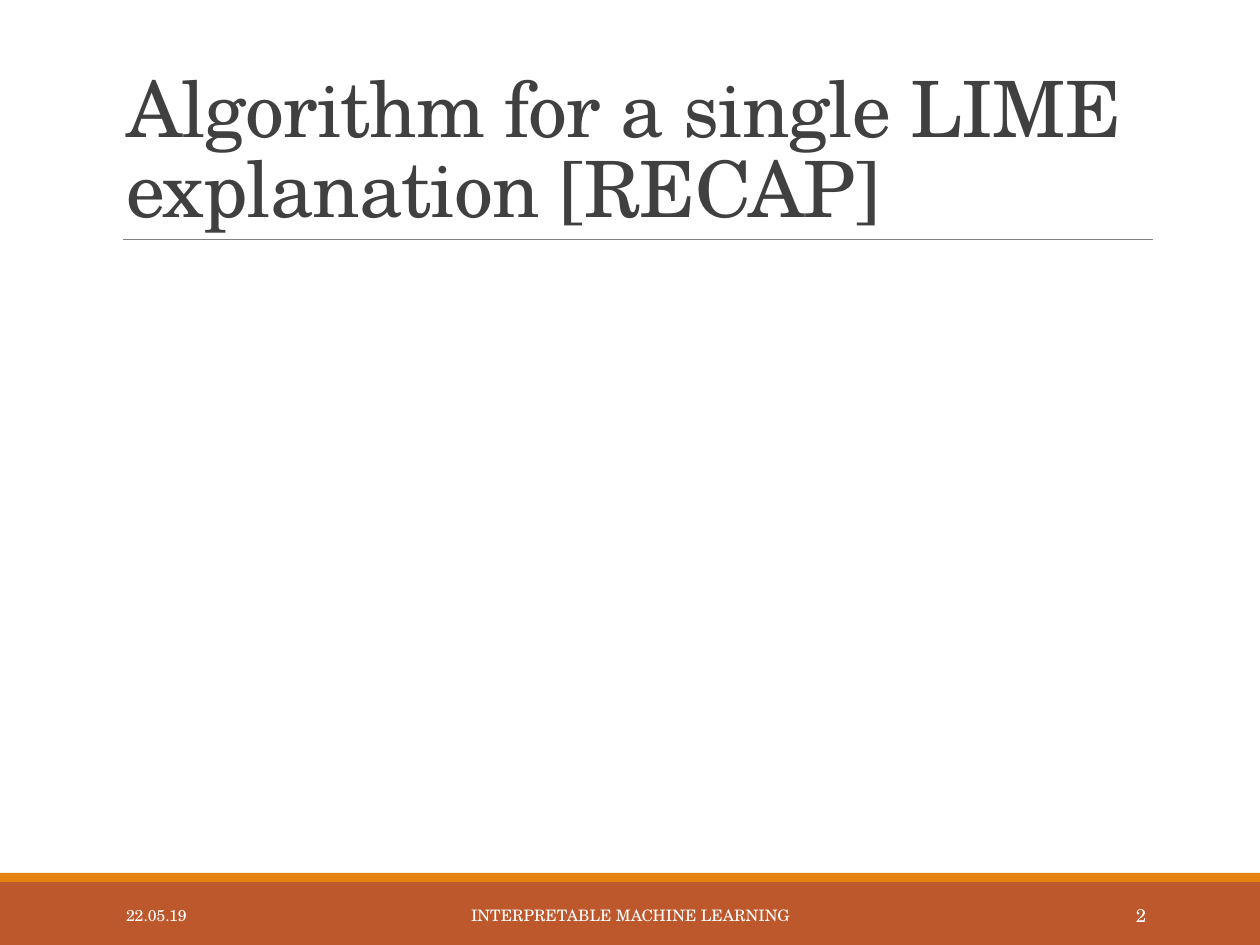
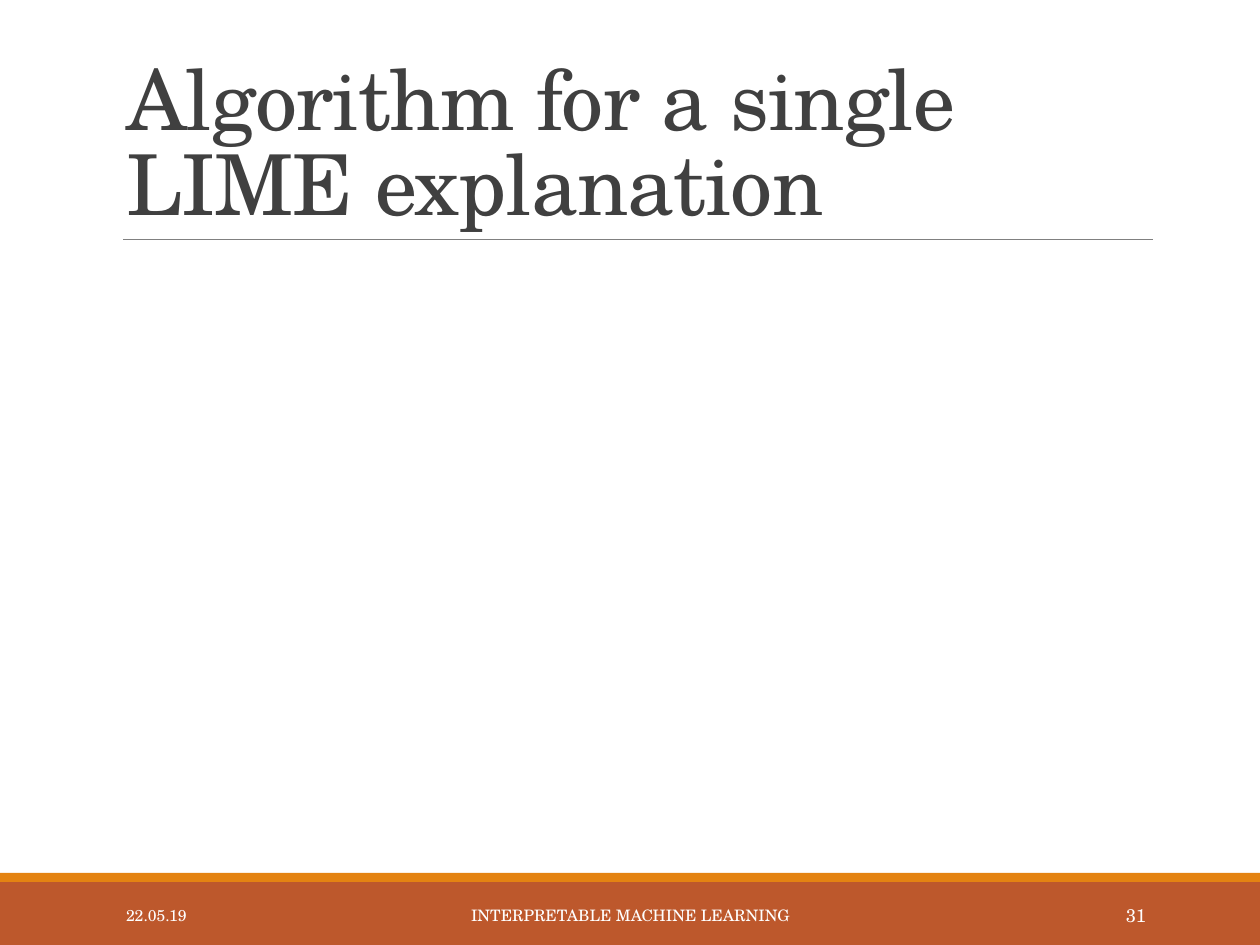
Before and after one commit to slds-lmu/iml_methods_limitations, a slide deck: slide 32 of Slides/LIME-neighbourhood.pptx (slide 3 before the commit). Drawn at 1260x945 pixels with LibreOffice and Linux fonts; fonts in the diff are those of the drawing; grey boxes stand for pictures. Boxes give left, top, right and bottom in pixels: in the first picture for what was removed or moved away, otherwise in the second. Text is boxed around its words. In the diff, an @@ line names an element or a change of style, - is before the commit and + after.

```diff
--- a/Slides/LIME-neighbourhood.pptx
+++ b/Slides/LIME-neighbourhood.pptx
@@ text at <box>126,68,955,232</box>: text changed; size 44.4 to 48 pt @@
-Algorithm for a single LIME explanation [RECAP]
+Algorithm for a single LIME explanation
@@ page number at <box>1126,909,1146,923</box>: text changed @@
-2
+31
```
Also in this commit, not shown: 1 other slide changed, 2 slides added, 1 other file.
